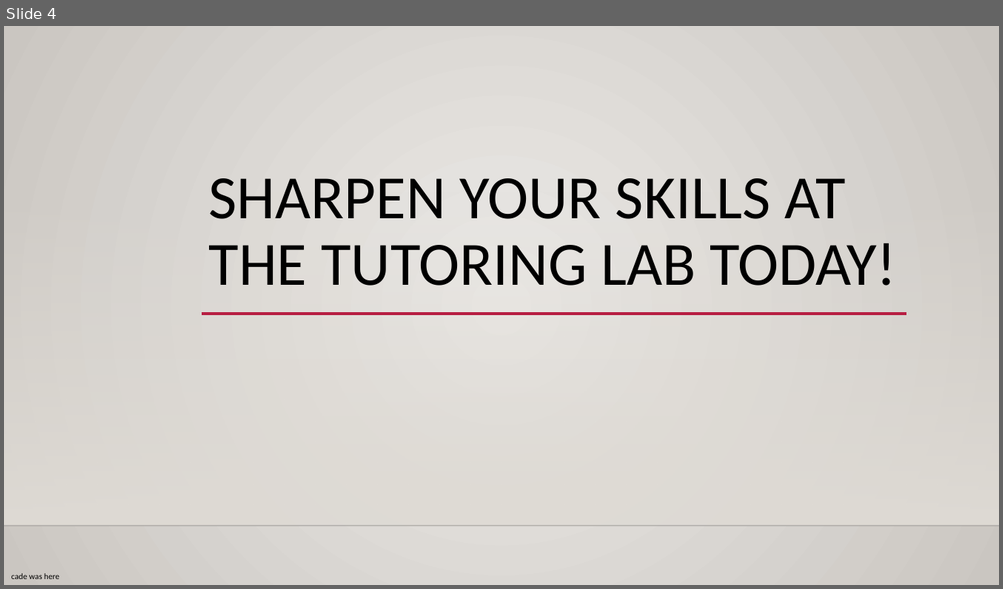
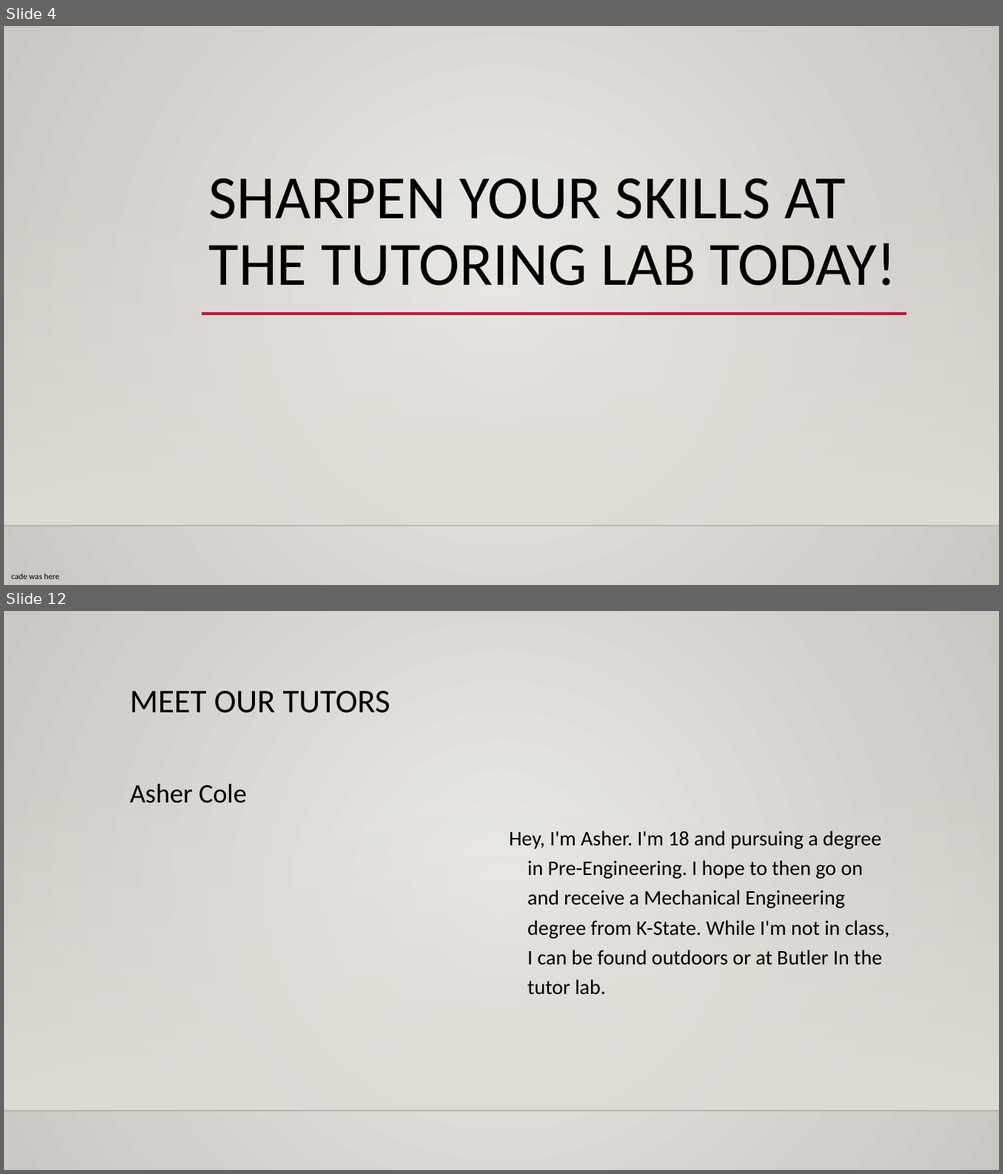
Before and after one commit to machinesmith42/Tutor-testing-4.3, a slide deck: ImageSlideshow/powerpoint.pptx. Shown one above the other, each under a label of ours: slide 4 before the commit, slides 4 and 12 after it; the slides between them are not shown. The pictures are 1003x589 and 1003x1174 pixels, drawn with LibreOffice and Linux fonts; fonts in the diff are those of the drawing; background and template pictures are left out. Boxes give left, top, right and bottom in pixels: in the first picture for what was removed or moved away, otherwise in the second. Text is boxed around its words. In the diff, an @@ line names an element or a change of style, - is before the commit and + after.

```diff
--- a/ImageSlideshow/powerpoint.pptx
+++ b/ImageSlideshow/powerpoint.pptx
@@ slide 12 added at bbox=[4, 611, 999, 1170], background gradient #ECEAE7 to #CAC7C1; not listed: 2 template elements that a slide beside it also shows @@
@@ text added at bbox=[130, 691, 390, 713], 32 pt, text #000000 @@
+MEET OUR TUTORS
@@ text added at bbox=[130, 784, 247, 803], 25.9 pt, text #000000 @@
+Asher Cole
@@ text added at bbox=[509, 831, 890, 994], 20 pt, text #000000 @@
+Hey, I'm Asher. I'm 18 and pursuing a degree in Pre-Engineering. I hope to then go on and receive a Mechanical Engineering degree from K-State. While I'm not in class, I can be found outdoors or at Butler In the tutor lab.
```
Also in this commit, not shown: 4 slides changed, 25 other slides added, 15 slides removed, 9 other files.
